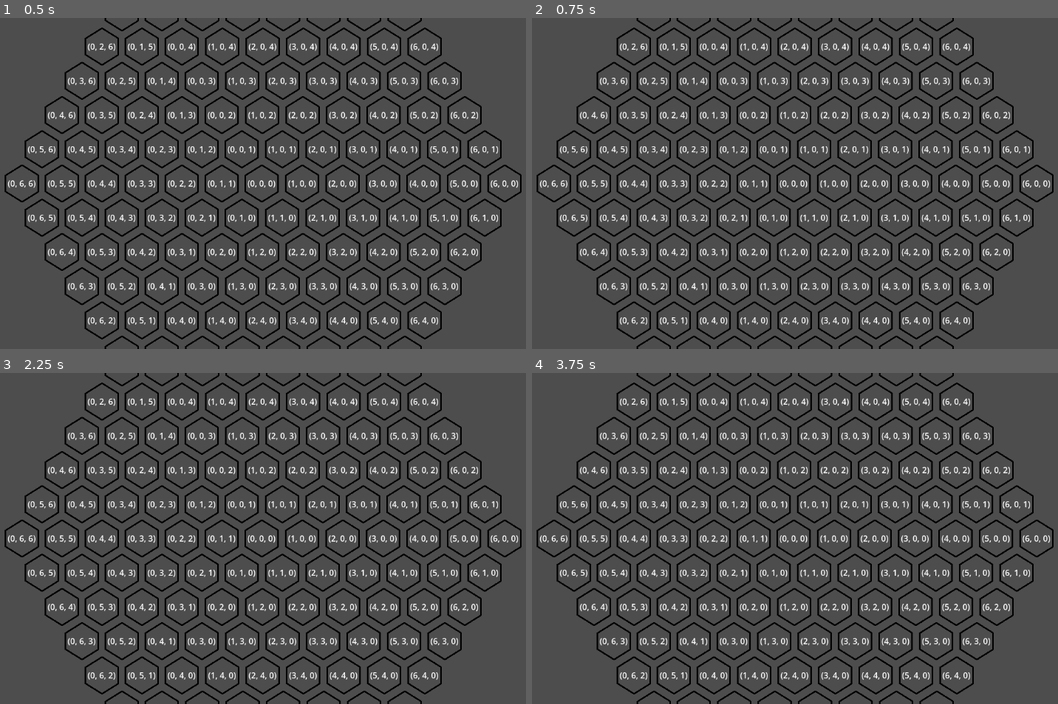
Above: before the commit, frames 1-4 (two rows, left to right).
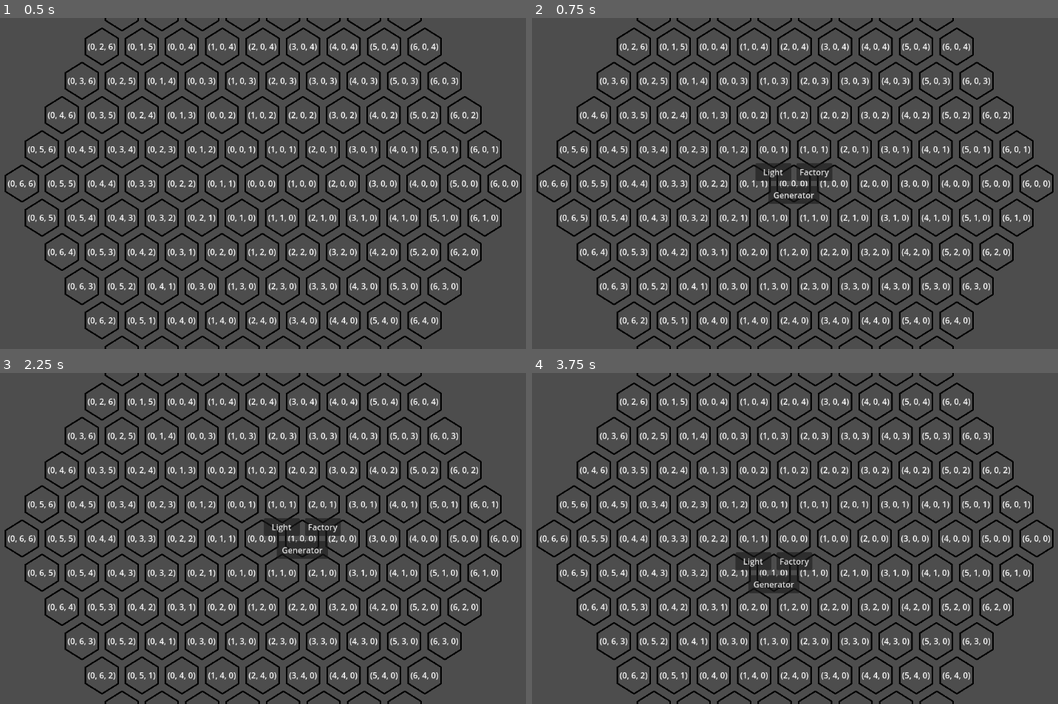
Above: after the commit, the same moments.

Repository: KlaimP/GameJam2.0
Game: Godot game, scene res://main.tscn
Two runs of this game, one before a commit and one after it. Both use one fixed random seed, a clock stepped at 60 frames per second and the inputs below.
Inputs (mouse positions are in pixels of both pictures, inside the frame that each line leads up to):
- Up to frame 1 (0.5 s): no input
- Up to frame 2 (0.75 s): tap Enter at 0.5 s; press the mouse at (795, 183) at 0.53 s
- Up to frame 3 (2.25 s): release the mouse at (263, 538) at 1.25 s; click (284, 528) at 1.25 s, where only the run after the commit has a clickable "Factory"; tap Space at 2 s; move the mouse to (299, 538) at 2.02 s; click (299, 538) at 2.1 s
- Up to frame 4 (3.75 s): click (816, 528) at 2.75 s, where only the run after the commit has a clickable "Light"; tap Enter at 3.5 s; move the mouse to (773, 571) at 3.52 s; press the mouse at (773, 571) at 3.53 s

Frame 1 is identical in both runs. In frame 2, 1.0% of the frame differs, in the area x 42-58%, y 43-57%; in frame 3, 1.0%, in the area x 50-65%, y 43-57%; in frame 4, 1.0%.

Commit message:
ясно

Diff:
--- a/map/map.gd
+++ b/map/map.gd
@@ -20,15 +20,48 @@
 
 func _ready():
 	create_tile_field()
+	for tile in tiles.values():
+		tile.connectedTiles = find_neighbors(tile.tilePosition)
 
 
 
-func find_neighbors(pos: Vector3) -> Array[Vector3]:
-	var arr: Array[Vector3]
-
+func find_neighbors(pos: Vector3) -> Array:
+	var arr: Array
+	for i in range(2):
+		if(tiles.has(change_x(pos, i))): arr.append(tiles[change_x(pos, i)])
+		if(tiles.has(change_y(pos, i))): arr.append(tiles[change_y(pos, i)])
+		if(tiles.has(change_z(pos, i))): arr.append(tiles[change_z(pos, i)])
 	return arr
 
+func change_x(pos: Vector3, positiv: bool) -> Vector3:
+	var vec: Vector3
+	if positiv:
+		if pos.x > 0 or (pos.y == 0 or pos.z == 0): vec = Vector3(pos.x+1, pos.y, pos.z)
+		else: vec = Vector3(pos.x, pos.y-1, pos.z-1)
+	else:
+		if pos.x > 0: vec = Vector3(pos.x-1, pos.y, pos.z)
+		else: vec = Vector3(pos.x, pos.y+1, pos.z+1)
+	return vec
 
+func change_y(pos: Vector3, positiv: bool) -> Vector3:
+	var vec: Vector3
+	if positiv:
+		if pos.y > 0 or (pos.x == 0 or pos.z == 0): vec = Vector3(pos.x, pos.y+1, pos.z)
+		else: vec = Vector3(pos.x-1, pos.y, pos.z-1)
+	else:
+		if pos.y > 0: vec = Vector3(pos.x, pos.y-1, pos.z)
+		else: vec = Vector3(pos.x+1, pos.y, pos.z+1)
+	return vec
+
+func change_z(pos: Vector3, positiv: bool) -> Vector3:
+	var vec: Vector3
+	if positiv:
+		if pos.z > 0 or (pos.x == 0 or pos.y == 0): vec = Vector3(pos.x, pos.y, pos.z+1)
+		else: vec = Vector3(pos.x-1, pos.y-1, pos.z)
+	else:
+		if pos.z > 0: vec = Vector3(pos.x, pos.y, pos.z-1)
+		else: vec = Vector3(pos.x+1, pos.y+1, pos.z)
+	return vec
 
 
 func create_tile_field():
@@ -48,6 +81,7 @@
 	tiles[pos] = newTile
 	newTile.position = hex2world(pos)
 	newTile.set_pos_label(pos)
+	newTile.tilePosition = pos
 	newTile.name = "Tile" + str(pos)
 
 
--- a/map/tile.gd
+++ b/map/tile.gd
@@ -2,9 +2,10 @@
 
 @onready var buildScene: PackedScene = load("res://components/Build.tscn")
 
-var lightPower: int = 0
+var lightPower: int = 1
 var building: Build
 var dark
+var tilePosition: Vector3
 
 var connectedTiles: Array
 
